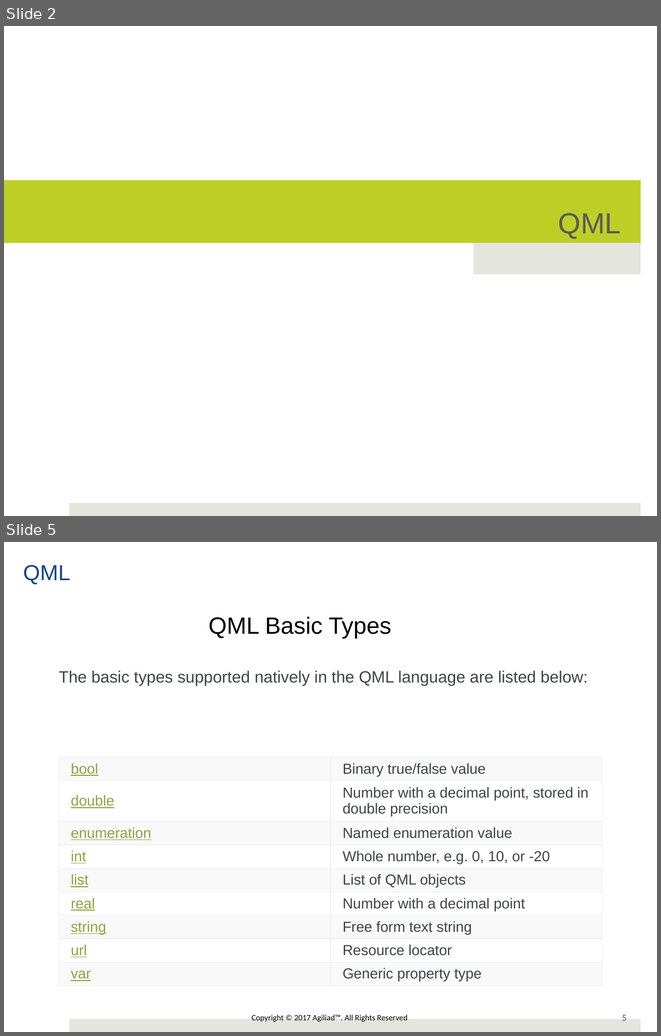
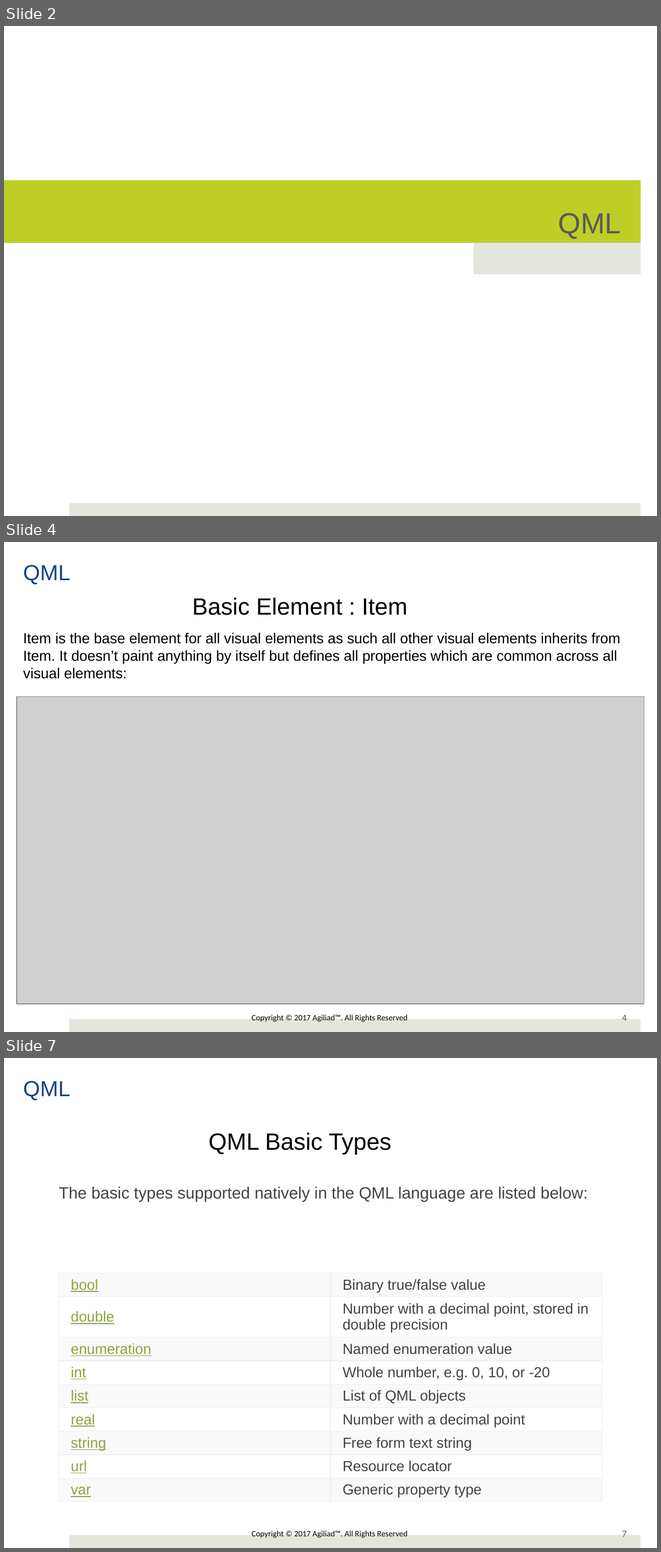
Before and after one commit to girishlande/QMLProjects, a slide deck: 6Course/QMLTraining.pptx. Shown one above the other, each under a label of ours: slides 2 and 5 before the commit, slides 2, 4 and 7 after it; the slides between them are not shown. The pictures are 661x1036 and 661x1552 pixels, drawn with LibreOffice and Linux fonts; fonts in the diff are those of the drawing; grey boxes stand for pictures; background and template pictures are left out. Boxes give left, top, right and bottom in pixels: in the first picture for what was removed or moved away, otherwise in the second. Text is boxed around its words. In the diff, an @@ line names an element or a change of style, - is before the commit and + after.

```diff
--- a/6Course/QMLTraining.pptx
+++ b/6Course/QMLTraining.pptx
@@ slide 4 added at [4,542,657,1032], background #FFFFFF; not listed: 3 template elements that a slide beside it also shows @@
@@ text added at [23,565,70,584], 24 pt, text #154587 @@
+QML
@@ text added at [192,598,407,615], 25.9 pt, text #000000 @@
+Basic Element : Item
@@ text added at [23,633,620,679], 16 pt, text #000000 @@
+Item is the base element for all visual elements as such all other visual elements inherits from Item. It doesn’t paint anything by itself but defines all properties which are common across all visual elements:
@@ picture added at [17,697,645,1004] @@
@@ what was slide 5 is now slide 7 @@
@@ page number at [622,1530,627,1537]: text changed @@
-5
+7
```
Also in this commit, not shown: 5 slides changed, 2 other slides added, 1 slide removed, 8 other files.
